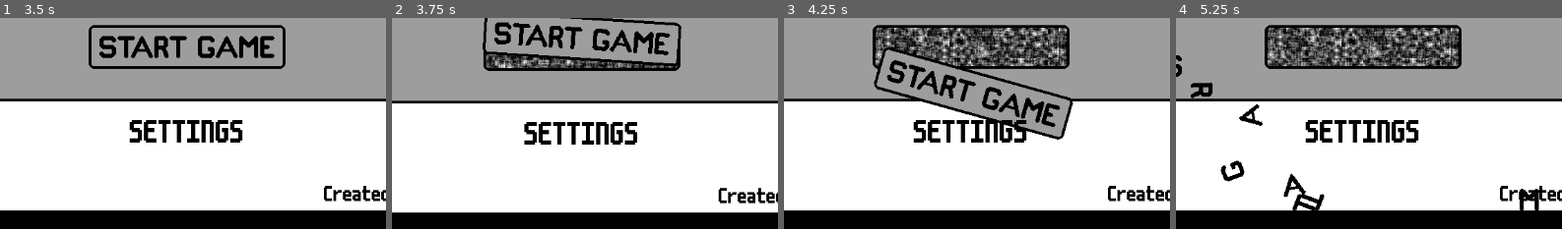
Above: before the commit, frames 1-4 (left to right).
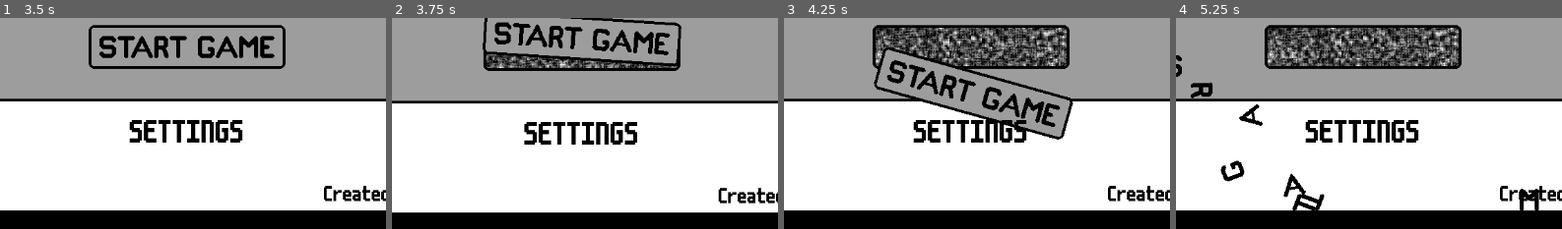
Above: after the commit, the same moments.

Repository: conor-wilson/secret-sapphire
Game: Godot game, scene res://scenes/main.tscn
Two runs of this game, one before a commit and one after it. Both use one fixed random seed, a clock stepped at 60 frames per second and the inputs below.
Inputs (mouse positions are % of the whole screen's width and height, from its top left):
- Up to frame 1 (3.5 s): tap Enter at 0.5 s; move the mouse to (49, 38) at 0.52 s; click (49, 38) at 0.6 s; click "SETTINGS" at 1.25 s; click "BACK" at 2 s; tap Space at 2.75 s; move the mouse to (49, 38) at 2.77 s; click (49, 38) at 2.85 s
- Up to frame 2 (3.75 s): tap Enter at 3.5 s; move the mouse to (49, 56) at 3.52 s; click (49, 56) at 3.6 s
- Up to frame 3 (4.25 s): no input
- Up to frame 4 (5.25 s): move the mouse to (6, 11) at 4.27 s; click (6, 11) at 4.35 s; move the mouse to (92, 11) at 5.02 s; click (92, 11) at 5.1 s
The pictures show only the part of the screen within x 25-75%, y 49-99%; the shares and areas given below are measured in that part.

Frame 1 is identical in both runs. In frame 2, 1.1% of the frame differs, in the area x 24-74%, y 17-24%; in frame 3, 5.3%; in frame 4, 5.8%, in the area x 23-74%, y 4-23%.

Commit message:
Added placeholders for SecretSettingsMenu dialogue

Diff:
--- a/let-me-play/scenes/help_bot.gd
+++ b/let-me-play/scenes/help_bot.gd
@@ -47,5 +47,5 @@
 	$BlinkTimer.start(randf_range(0.0, 5.0))
 
 
-func hellify():
+func become_evil():
 	$Sprite2D.texture = HELL_BOT_SHEET
--- a/let-me-play/scenes/main.gd
+++ b/let-me-play/scenes/main.gd
@@ -55,6 +55,7 @@
 
 func _on_settings_menu_secret_settings_unlocked() -> void:
 	$Cameras/SecretSettingsCamera.make_current()
+	$Menus/SecretSettingsMenu.start_initial_dialogue()
 
 
 func _on_main_menu_start_button_exploded() -> void:
--- a/let-me-play/scenes/secret_settings_menu.gd
+++ b/let-me-play/scenes/secret_settings_menu.gd
@@ -7,8 +7,12 @@
 func free_help_bot():
 	shake_screen.emit(5,5)
 	_detatch_element_if_exists("Cage", 1)
+	DialogueManager.new_dialogue_sequence($DialogueMarkers/CageDialogue.global_position, ["BLAH BLAH BLAH..."]) # TODO
 	await get_tree().create_timer(2.5).timeout
-	$HelpBot.hellify()
+	$HelpBot.become_evil()
+
+func start_initial_dialogue():
+	DialogueManager.new_dialogue_sequence($DialogueMarkers/CageDialogue.global_position, ["BLAH BLAH BLAH..."]) # TODO
 
 # TODO: This is a duplicate of the same function in main_menu.gd. Deduplicate
 # this.
--- a/let-me-play/scenes/secret_settings_menu.tscn
+++ b/let-me-play/scenes/secret_settings_menu.tscn
@@ -136,4 +136,9 @@
 position = Vector2(578, 511)
 texture = ExtResource("5_f86gl")
 
+[node name="DialogueMarkers" type="Node2D" parent="."]
+
+[node name="CageDialogue" type="Marker2D" parent="DialogueMarkers"]
+position = Vector2(780, 294)
+
 [connection signal="smash" from="Cage" to="." method="_on_cage_smash"]
